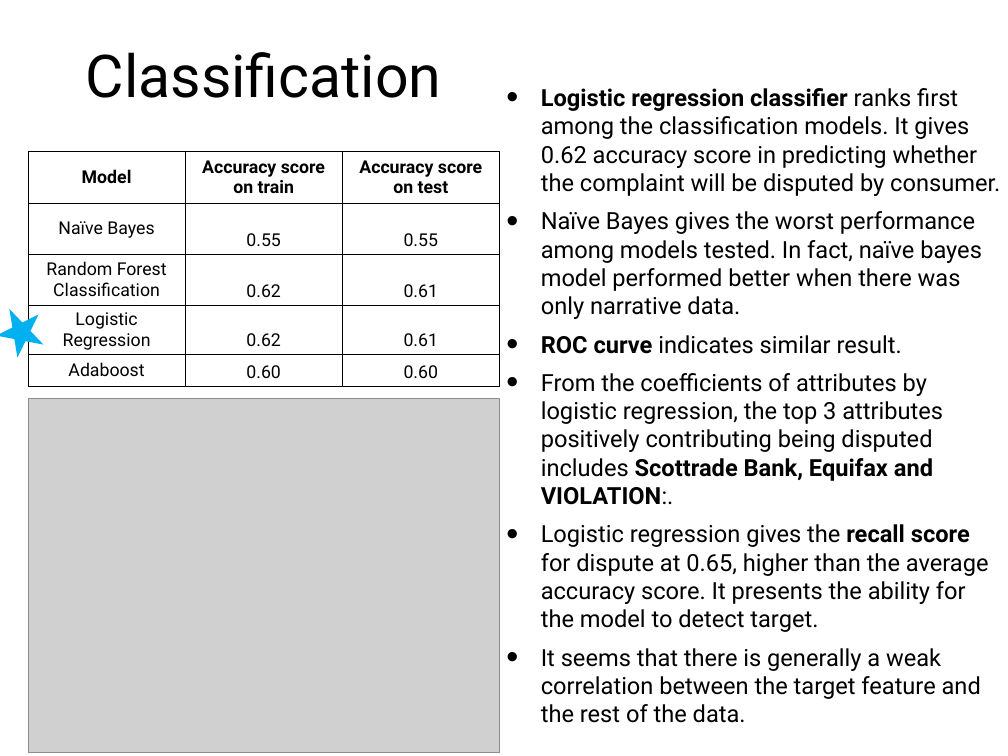
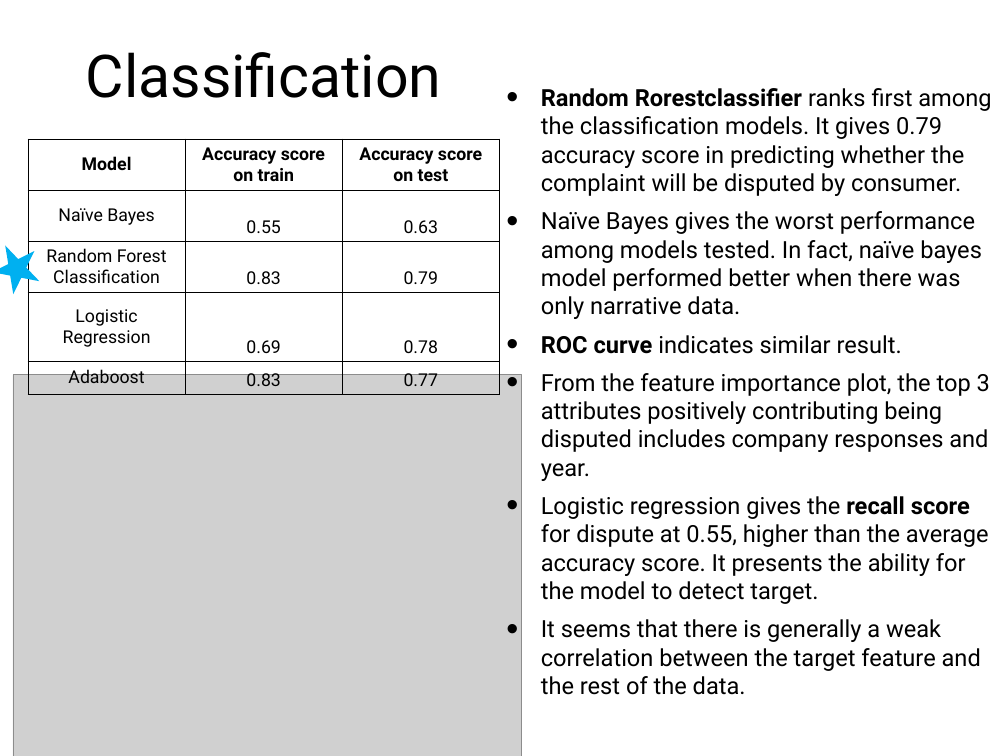
Before and after one commit to shuojiashi/capstone_project_2a, a slide deck: slide 16 of consumer_complaints_project_slides.pptx. Drawn at 1008x756 pixels with LibreOffice and Linux fonts; fonts in the diff are those of the drawing; grey boxes stand for pictures. Boxes give left, top, right and bottom in pixels: in the first picture for what was removed or moved away, otherwise in the second. Text is boxed around its words. In the diff, an @@ line names an element or a change of style, - is before the commit and + after.

```diff
--- a/consumer_complaints_project_slides.pptx
+++ b/consumer_complaints_project_slides.pptx
@@ text at box(541, 88, 991, 196): text changed @@
-• Logistic regression classifier ranks first among the classification models. It gives 0.62 accuracy score in predicting whether the complaint will be disputed by consumer.
+• Random Rorestclassifier ranks first among the classification models. It gives 0.79 accuracy score in predicting whether the complaint will be disputed by consumer.
@@ table at box(28, 139, 500, 394) @@
-row 2, column 3: 0.55
+row 2, column 3: 0.63
-row 3, column 2: 0.62
+row 3, column 2: 0.83
-row 3, column 3: 0.61
+row 3, column 3: 0.79
-row 4, column 2: 0.62
+row 4, column 2: 0.69
-row 4, column 3: 0.61
+row 4, column 3: 0.78
-row 5, column 2: 0.60
+row 5, column 2: 0.83
-row 5, column 3: 0.60
+row 5, column 3: 0.77
@@ table: place and size @@
-table at box(28, 152, 500, 388)
+table at box(28, 139, 500, 394)
@@ star: place and size @@
-star at box(0, 298, 52, 362)
+star at box(0, 235, 48, 299)
@@ picture: place and size @@
-picture at box(28, 398, 500, 752)
+picture at box(13, 375, 521, 756)
@@ text at box(541, 373, 990, 604): text changed @@
-• From the coefficients of attributes by logistic regression, the top 3 attributes positively contributing being disputed includes Scottrade Bank, Equifax and VIOLATION:.
-• Logistic regression gives the recall score for dispute at 0.65, higher than the average accuracy score. It presents the ability for the model to detect target.
+• From the feature importance plot, the top 3 attributes positively contributing being disputed includes company responses and year.
+• Logistic regression gives the recall score for dispute at 0.55, higher than the average accuracy score. It presents the ability for the model to detect target.
```
Also in this commit, not shown: 1 other slide changed, 10 other files.
